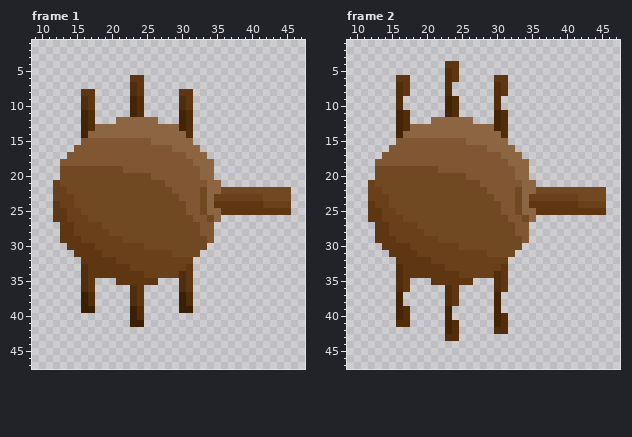
A pixel-art file gets an edit: WIP Assets/Monsters/Stabber/Stabber_Walking.ase. This is how it looked before the edit.
128x48 pixels, 24 frames. Shown: frame 1: x 9..47, y 1..47; frame 2: x 9..47, y 1..47. The commit also changed other frames, which this record leaves out.
Once edited:
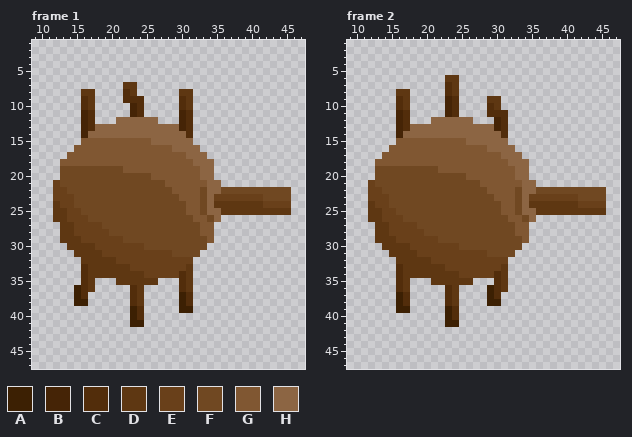
Palette (. is transparent): A #3c2003  B #452406  C #522d0b  D #5e3712  E #69401a  F #704822  G #805732  H #8c6543
Changes in this commit:
Frame 1, layer "Legs":
y 6: x 23..24 DD -> ..
y 7: x 22..24 .CD -> DD.
y 8: x 22..24 .CD -> CD.
y 9: x 22..23 .B -> CC
y 36: x 15 . -> A
y 37: x 15..17 .AC -> AC.
y 38: x 15 . -> A; x 17 C -> .
y 39: x 16..17 AA -> ..
Frame 2, layer "Legs":
y 4: x 23..24 DD -> ..
y 5: x 23..24 CD -> ..
y 6: x 16..17 DD -> ..; x 23 C -> D; x 30..31 DD -> ..
y 7: x 16..17 CD -> ..; x 24 . -> D; x 30..31 CD -> ..
y 8: x 16 C -> D; x 24 . -> D; x 30..31 CD -> ..
y 9: x 17 . -> D; x 29..30 .C -> DD
y 10: x 17 . -> D; x 29..30 .C -> CD
y 11: x 29..30 .B -> CC
y 36: x 29 . -> A
y 37: x 16..17 B. -> AC; x 29..30 .B -> AC
y 38: x 16..17 B. -> AC; x 29..30 .B -> AA
y 39: x 16..17 BC -> AA; x 23..24 B. -> AC; x 30 B -> .
y 40: x 16..17 BC -> ..; x 23..24 B. -> AC; x 30..31 BC -> ..
y 41: x 16..17 CC -> ..; x 23..24 BC -> AA; x 30..31 BC -> ..
y 42: x 23..24 BC -> ..; x 30..31 CC -> ..
y 43: x 23..24 CC -> ..
Boxes around the changes in both pictures, in picture pixels (x1, y1, x2, y2):
changed: (123, 75, 144, 103)
changed: (74, 285, 95, 313)
changed: (445, 61, 508, 117)
changed: (396, 75, 410, 110)
changed: (445, 285, 508, 341)
changed: (396, 292, 410, 327)
